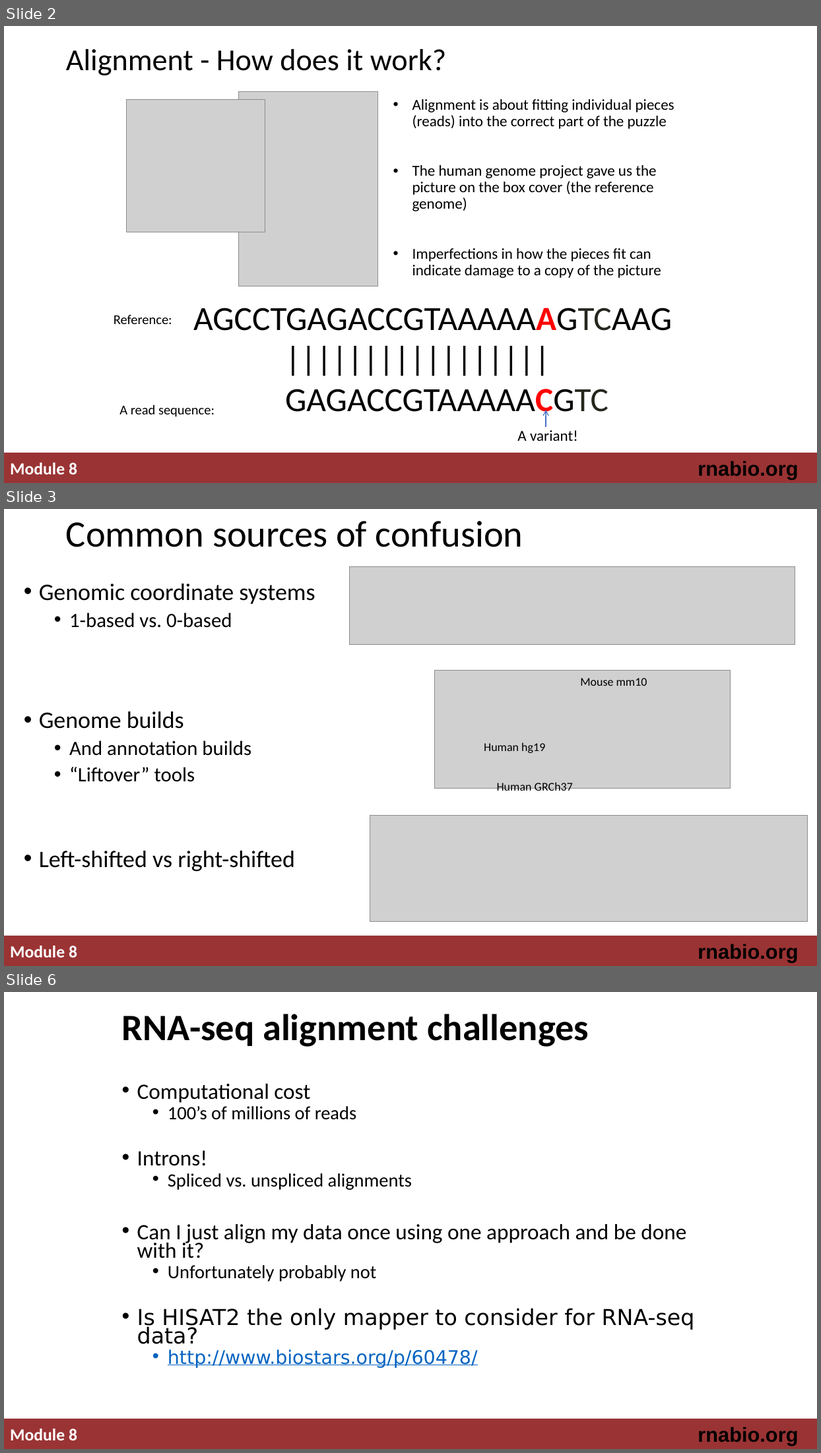
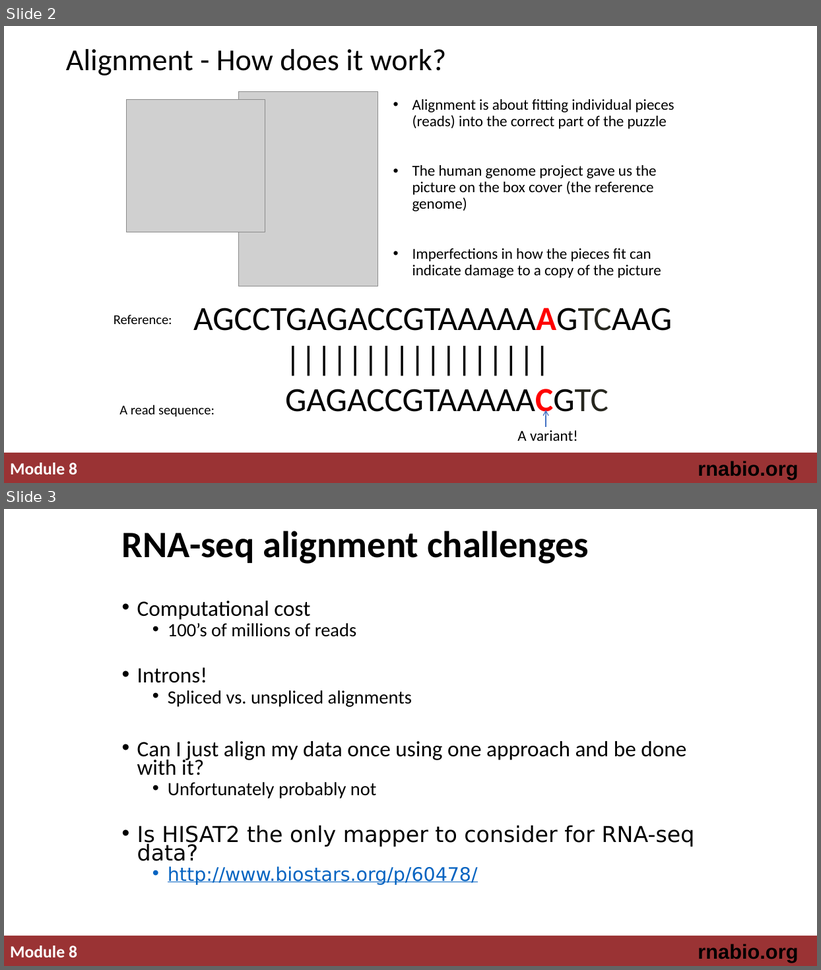
Before and after one commit to griffithlab/rnabio.org, a slide deck: assets/lectures/cbw-cshl/2019/mini/RNASeq_MiniLecture_08_01_Alignment.pptx. Shown one above the other, each under a label of ours: slides 2, 3 and 6 before the commit, slides 2 and 3 after it; the slides between them are not shown. The pictures are 821x1453 and 821x970 pixels, drawn with LibreOffice and Linux fonts; fonts in the diff are those of the drawing; grey boxes stand for pictures. Boxes give left, top, right and bottom in pixels: in the first picture for what was removed or moved away, otherwise in the second. Text is boxed around its words. In the diff, an @@ line names an element or a change of style, - is before the commit and + after.

```diff
--- a/assets/lectures/cbw-cshl/2019/mini/RNASeq_MiniLecture_08_01_Alignment.pptx
+++ b/assets/lectures/cbw-cshl/2019/mini/RNASeq_MiniLecture_08_01_Alignment.pptx
@@ slide 3 removed at box(4, 509, 817, 966), background #FFFFFF; not listed: 3 template elements that a slide beside it also shows @@
@@ title removed at box(66, 521, 523, 547) @@
-Common sources of confusion
@@ picture removed at box(350, 566, 796, 645) @@
@@ text removed at box(39, 584, 315, 871) @@
-• Genomic coordinate systems
-  • 1-based vs. 0-based
-• Genome builds
-  • And annotation builds
-  • “Liftover” tools
-• Left-shifted vs right-shifted
@@ picture removed at box(435, 671, 731, 788) @@
@@ text removed at box(580, 678, 648, 686) @@
-Mouse mm10
@@ text removed at box(484, 743, 545, 753) @@
-Human hg19
@@ text removed at box(497, 782, 573, 795) @@
-Human GRCh37
@@ picture removed at box(370, 815, 808, 922) @@
@@ what was slide 6 is now slide 3 @@
```
Also in this commit, not shown: 8 slides changed, 1 slide added, 2 other slides removed, 2 other files.
